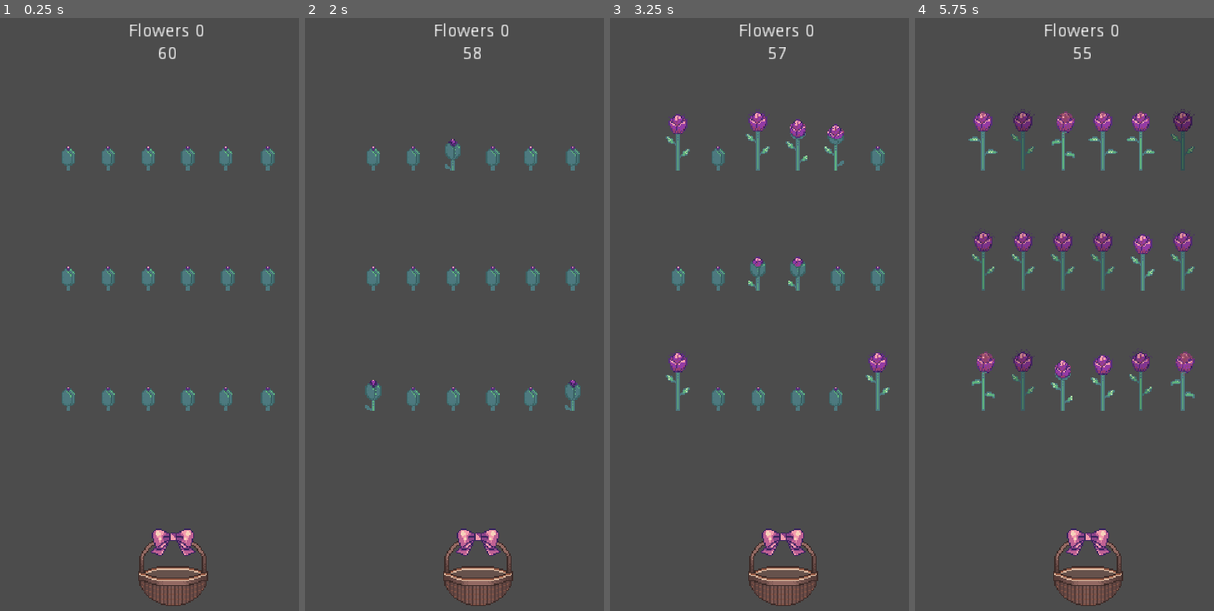
Above: before the commit, frames 1-4 (left to right).
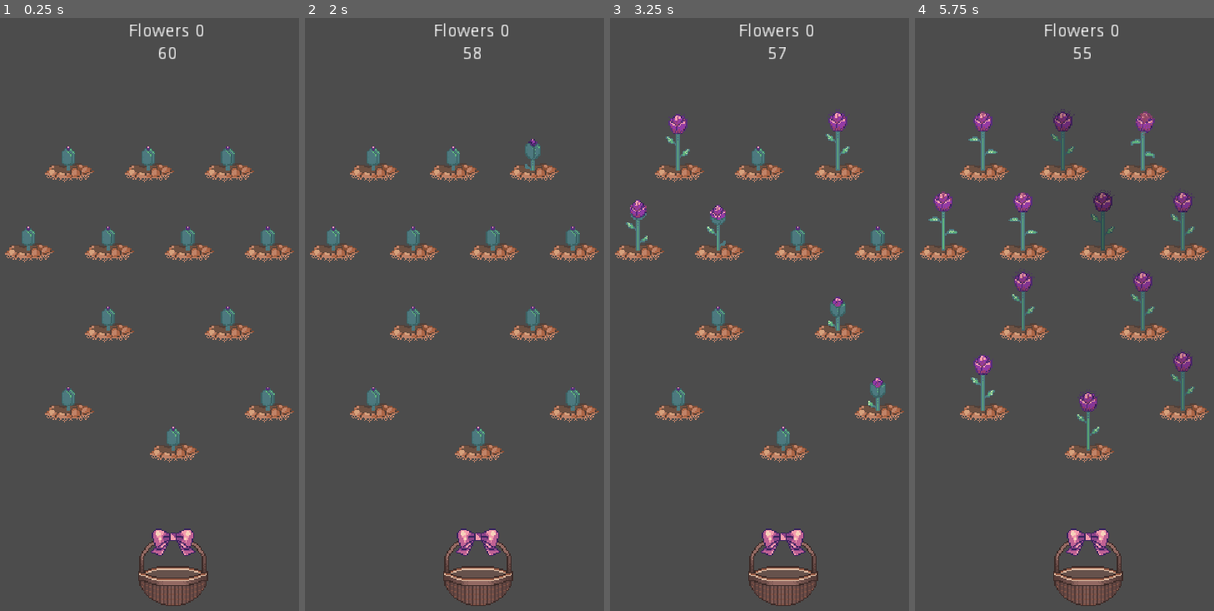
Above: after the commit, the same moments.

Repository: my-old-games/bouquet
Game: Godot game, scene res://scenes/levels/level1.tscn
The game is run twice, just before and just after one commit, with the same random seed, the same clock (stepped at 60 frames per second) and the same inputs. The project has no main scene, so this scene is started directly.
Inputs:
- Up to frame 1 (0.25 s): no input
- Up to frame 2 (2 s): tap Enter at 0.5 s; tap Space at 1.25 s
- Up to frame 3 (3.25 s): no input
- Up to frame 4 (5.75 s): no input

The runs differ from the first frame. In frame 1, 5.0% of the frame differs, in the area x 1-99%, y 21-75%; in frame 2, 5.5%; in frame 3, 6.9%; in frame 4, 9.7%, in the area x 1-99%, y 15-75%.

Commit message:
10 Agujeros y puntos de reinicio
Code: Posición de reinicio
Code: TimerReset
Asset: Agujero

Diff:
--- a/project/scenes/flowers/flower.tscn
+++ b/project/scenes/flowers/flower.tscn
@@ -94,8 +94,7 @@
 "values": [ 20, 21, 22, 23 ]
 }
 
-[sub_resource type="Animation" id=4]
-resource_name = "WILT"
+[sub_resource type="Animation" id=6]
 tracks/0/type = "value"
 tracks/0/path = NodePath("Sprite:frame")
 tracks/0/interp = 1
@@ -128,29 +127,33 @@
 anims/GROW = SubResource( 1 )
 anims/IDLE = SubResource( 2 )
 anims/PICK = SubResource( 3 )
-anims/PICK_AFTER = SubResource( 7 )
-anims/PICK_BEFORE = SubResource( 8 )
-anims/WILT = SubResource( 4 )
+anims/PICK_AFTER = SubResource( 4 )
+anims/PICK_BEFORE = SubResource( 5 )
+anims/WILT = SubResource( 6 )
 
 [node name="TimerGrow" type="Timer" parent="."]
+one_shot = true
+
+[node name="TimerReset" type="Timer" parent="."]
 one_shot = true
 
 [node name="SwipeControl" type="Node2D" parent="."]
 
 [node name="TouchButtonTop" type="TouchScreenButton" parent="SwipeControl"]
 position = Vector2( -10, -50 )
-shape = SubResource( 5 )
+shape = SubResource( 7 )
 passby_press = true
 
 [node name="TouchButtonBottom" type="TouchScreenButton" parent="SwipeControl"]
 position = Vector2( -10, -20 )
-shape = SubResource( 6 )
+shape = SubResource( 8 )
 passby_press = true
 
 [node name="Tween" type="Tween" parent="."]
 
 [connection signal="animation_finished" from="AnimationPlayer" to="." method="_on_AnimationPlayer_animation_finished"]
 [connection signal="timeout" from="TimerGrow" to="." method="_on_TimerGrow_timeout"]
+[connection signal="timeout" from="TimerReset" to="." method="_on_TimerReset_timeout"]
 [connection signal="pressed" from="SwipeControl/TouchButtonTop" to="." method="_on_TouchButtonTop_pressed"]
 [connection signal="pressed" from="SwipeControl/TouchButtonBottom" to="." method="_on_TouchButtonBottom_pressed"]
 [connection signal="tween_completed" from="Tween" to="." method="_on_Tween_tween_completed"]
--- /dev/null
+++ b/project/scenes/holes/hole.tscn
@@ -0,0 +1,9 @@
+[gd_scene load_steps=2 format=2]
+
+[ext_resource path="res://assets/images/holes/Hole.png" type="Texture" id=1]
+
+[node name="Hole" type="Node2D"]
+
+[node name="Sprite" type="Sprite" parent="."]
+position = Vector2( 1.5625, 1.77405 )
+texture = ExtResource( 1 )
--- a/project/scenes/levels/level1.tscn
+++ b/project/scenes/levels/level1.tscn
@@ -1,8 +1,9 @@
-[gd_scene load_steps=4 format=2]
+[gd_scene load_steps=5 format=2]
 
 [ext_resource path="res://scenes/flowers/flower.tscn" type="PackedScene" id=1]
 [ext_resource path="res://scenes/interface/hud.tscn" type="PackedScene" id=2]
 [ext_resource path="res://scripts/level.gd" type="Script" id=3]
+[ext_resource path="res://scenes/holes/hole.tscn" type="PackedScene" id=4]
 
 [node name="Level0" type="Node2D" groups=[
 "levels",
@@ -21,59 +22,41 @@
 
 [node name="Holes" type="Node" parent="."]
 
-[node name="Hole1" type="Position2D" parent="Holes"]
+[node name="Hole" parent="Holes" instance=ExtResource( 4 )]
 position = Vector2( 64, 128 )
 
-[node name="Hole2" type="Position2D" parent="Holes"]
-position = Vector2( 96, 128 )
-
-[node name="Hole3" type="Position2D" parent="Holes"]
+[node name="Hole2" parent="Holes" instance=ExtResource( 4 )]
 position = Vector2( 128, 128 )
 
-[node name="Hole4" type="Position2D" parent="Holes"]
-position = Vector2( 160, 128 )
+[node name="Hole3" parent="Holes" instance=ExtResource( 4 )]
+position = Vector2( 192, 128 )
 
-[node name="Hole5" type="Position2D" parent="Holes"]
-position = Vector2( 190.076, 128 )
+[node name="Hole4" parent="Holes" instance=ExtResource( 4 )]
+position = Vector2( 32, 192 )
 
-[node name="Hole19" type="Position2D" parent="Holes"]
-position = Vector2( 224, 128 )
+[node name="Hole5" parent="Holes" instance=ExtResource( 4 )]
+position = Vector2( 96, 192 )
 
-[node name="Hole6" type="Position2D" parent="Holes"]
-position = Vector2( 64, 224 )
+[node name="Hole6" parent="Holes" instance=ExtResource( 4 )]
+position = Vector2( 160, 192 )
 
-[node name="Hole7" type="Position2D" parent="Holes"]
-position = Vector2( 96, 224 )
+[node name="Hole7" parent="Holes" instance=ExtResource( 4 )]
+position = Vector2( 224, 192 )
 
-[node name="Hole8" type="Position2D" parent="Holes"]
-position = Vector2( 128, 224 )
+[node name="Hole8" parent="Holes" instance=ExtResource( 4 )]
+position = Vector2( 96, 256 )
 
-[node name="Hole9" type="Position2D" parent="Holes"]
-position = Vector2( 160, 224 )
+[node name="Hole9" parent="Holes" instance=ExtResource( 4 )]
+position = Vector2( 192, 256 )
 
-[node name="Hole10" type="Position2D" parent="Holes"]
-position = Vector2( 192, 224 )
+[node name="Hole10" parent="Holes" instance=ExtResource( 4 )]
+position = Vector2( 224, 320 )
 
-[node name="Hole18" type="Position2D" parent="Holes"]
-position = Vector2( 224, 224 )
-
-[node name="Hole11" type="Position2D" parent="Holes"]
+[node name="Hole11" parent="Holes" instance=ExtResource( 4 )]
 position = Vector2( 64, 320 )
 
-[node name="Hole12" type="Position2D" parent="Holes"]
-position = Vector2( 96, 320 )
-
-[node name="Hole14" type="Position2D" parent="Holes"]
-position = Vector2( 128, 320 )
-
-[node name="Hole15" type="Position2D" parent="Holes"]
-position = Vector2( 160, 320 )
-
-[node name="Hole16" type="Position2D" parent="Holes"]
-position = Vector2( 190.076, 320 )
-
-[node name="Hole17" type="Position2D" parent="Holes"]
-position = Vector2( 224, 320 )
+[node name="Hole12" parent="Holes" instance=ExtResource( 4 )]
+position = Vector2( 148, 352 )
 
 [node name="Flowers" type="Node" parent="."]
 
--- a/project/scripts/flower.gd
+++ b/project/scripts/flower.gd
@@ -11,13 +11,13 @@
 onready var flower_state = STATES.GROW
 onready var root_level   = get_parent().get_parent()
 
-
-
+# ---------------------- VAR ----------------------
+var reset_position
+# ---------------------- SIGNALS ------------------
 signal picked
 
 # Called when the node enters the scene tree for the first time.
 func _ready():
-	print(flower_state)
 	if root_level != null and root_level.is_in_group("levels"):
 		self.connect("picked", root_level, "_picked_handler")
 		rng.randomize()
@@ -44,6 +44,7 @@
 
 func live():
 	var random = rng.randf_range(0.5, 5.0)
+	position = reset_position
 	$Sprite.frame = 0
 	$TimerGrow.set_wait_time(random)
 	$TimerGrow.start()
@@ -66,7 +67,7 @@
 		"PICK_BEFORE":
 			tween_start(root_level.trash_position)
 		"WILT":
-			live()
+			reset_flower()
 
 func tween_start(target_position):
 	$Tween.interpolate_property(self, "position",
@@ -74,6 +75,16 @@
 								Tween.TRANS_LINEAR, Tween.EASE_IN_OUT)
 	$Tween.start()
 
+func reset_flower():
+	hide()
+	var random = rng.randf_range(0.5, 2.0)
+	$TimerReset.set_wait_time(random)
+	$TimerReset.start()
+
 func _on_Tween_tween_completed(object, key):
-	object.hide()
+	reset_flower()
 	root_level.update_basket()
+
+func _on_TimerReset_timeout():
+	show()
+	live()
--- a/project/scripts/level.gd
+++ b/project/scripts/level.gd
@@ -20,7 +20,7 @@
 func generate_flowers():
 	for hole in holes:
 		var flower = get_flower().instance()
-		flower.position = hole.position
+		flower.reset_position = hole.position
 		$Flowers.add_child(flower)
 
 func get_flower():
Binary file added: project/assets/images/holes/Hole.png
Not shown, added: project/assets/images/holes/Hole.png.import
Not shown: 3 places in project/scenes/flowers/flower.tscn that only renumber resources
Not shown, added: assets/desing/Hole.pyxel
Not shown, added: assets/images/Hole.png
